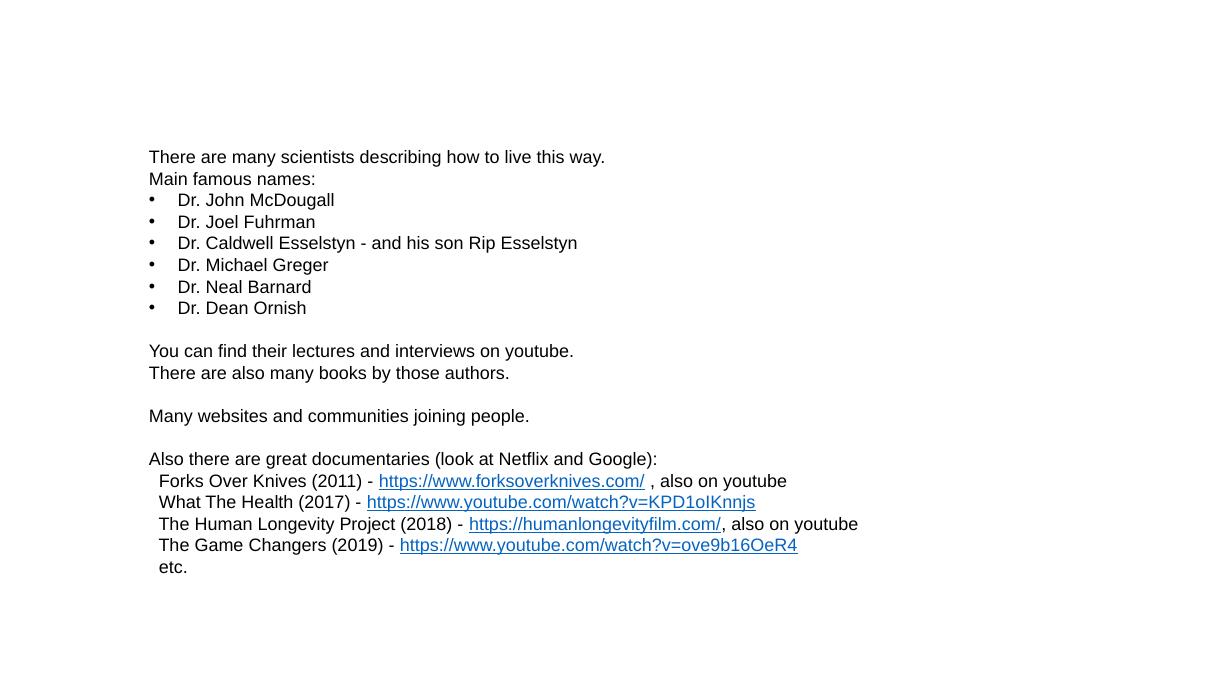
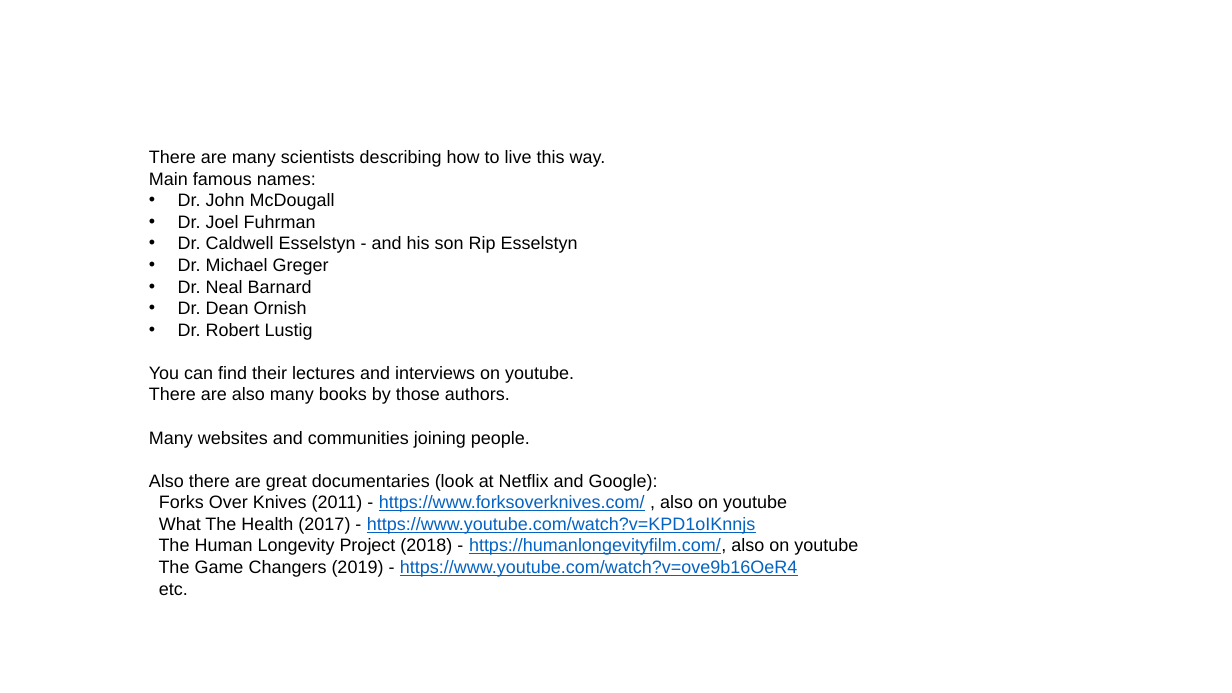
Before and after one commit to lselector/misc_life, a slide deck: slide 8 of _Life_Lose_Weight.pptx (slide 7 before the commit). Drawn at 1232x693 pixels with LibreOffice and Linux fonts; fonts in the diff are those of the drawing. Boxes give left, top, right and bottom in pixels: in the first picture for what was removed or moved away, otherwise in the second. Text is boxed around its words. In the diff, an @@ line names an element or a change of style, - is before the commit and + after.

```diff
--- a/_Life_Lose_Weight.pptx
+++ b/_Life_Lose_Weight.pptx
@@ text at (x1=178, y1=323, x2=313, y2=340): paragraph added @@
+• Dr. Robert Lustig
```
Also in this commit, not shown: 1 slide added, 1 other file.
